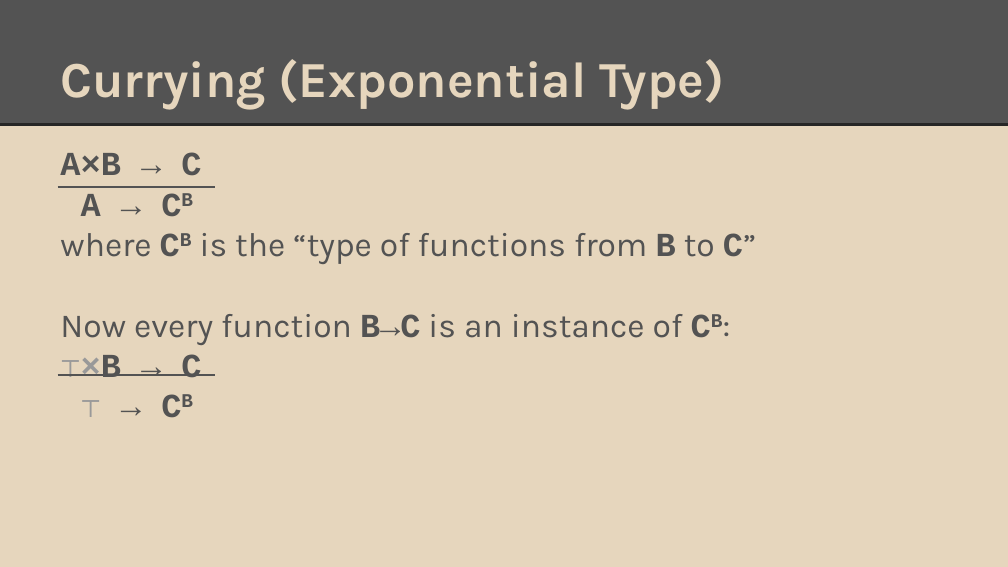
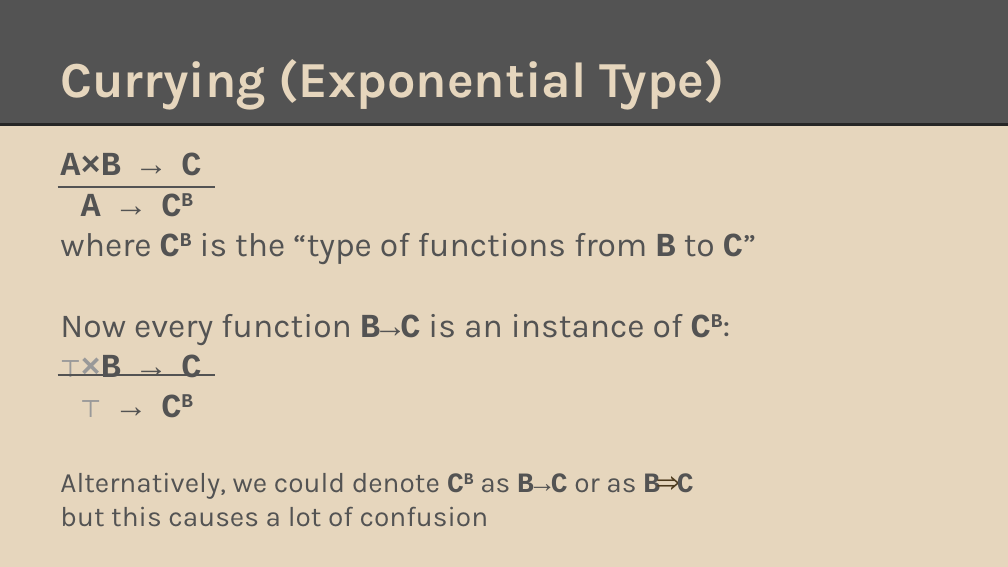
Before and after one commit to degoes-consulting/lambdaconf-2015, a slide deck: slide 15 of speakers/vpatryshev/intuitionistic-type-theory/IntroToIntuitionisticTypeTheory.pptx. Drawn at 1008x567 pixels with LibreOffice and Linux fonts; fonts in the diff are those of the drawing. Boxes give left, top, right and bottom in pixels: in the first picture for what was removed or moved away, otherwise in the second. Text is boxed around its words. In the diff, an @@ line names an element or a change of style, - is before the commit and + after.

```diff
--- a/speakers/vpatryshev/intuitionistic-type-theory/IntroToIntuitionisticTypeTheory.pptx
+++ b/speakers/vpatryshev/intuitionistic-type-theory/IntroToIntuitionisticTypeTheory.pptx
@@ text at [60, 473, 693, 527]: paragraphs added @@
+Alternatively, we could denote CB as B→C or as B⇒C
+but this causes a lot of confusion
```
Also in this commit, not shown: 6 other slides changed.
